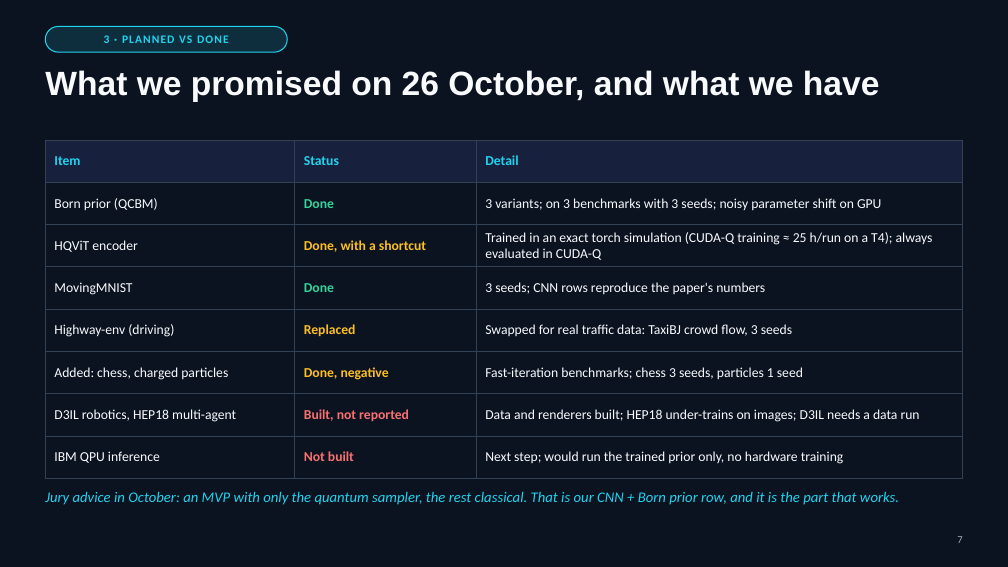
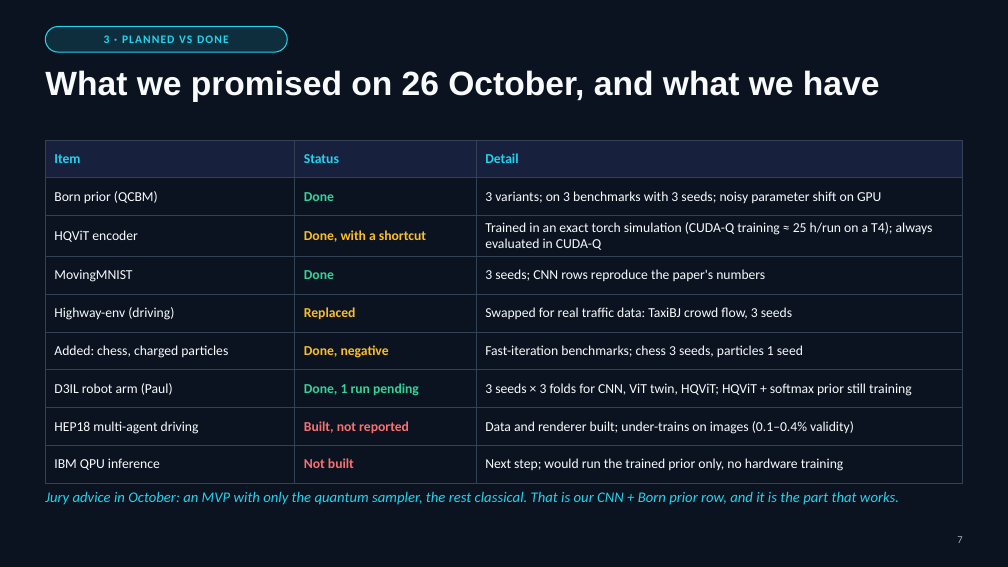
Before and after one commit to Brigada-Inginerilor-Amarati/Q2-JEPA, a slide deck: slide 7 of presentation/Q2-JEPA-demo-day.pptx. Drawn at 1008x567 pixels with LibreOffice and Linux fonts; fonts in the diff are those of the drawing. Boxes give left, top, right and bottom in pixels: in the first picture for what was removed or moved away, otherwise in the second. Text is boxed around its words. In the diff, an @@ line names an element or a change of style, - is before the commit and + after.

```diff
--- a/presentation/Q2-JEPA-demo-day.pptx
+++ b/presentation/Q2-JEPA-demo-day.pptx
@@ table at (45, 140, 963, 475) @@
-row 7: D3IL robotics, HEP18 multi-agent | Built, not reported | Data and renderers built; HEP18 under-trains on images; D3IL needs a data run
+row 7: D3IL robot arm (Paul) | Done, 1 run pending | 3 seeds × 3 folds for CNN, ViT twin, HQViT; HQViT + softmax prior still training
+row 8: HEP18 multi-agent driving | Built, not reported | Data and renderer built; under-trains on images (0.1–0.4% validity)
```
Also in this commit, not shown: 3 other slides changed, 1 slide added.
